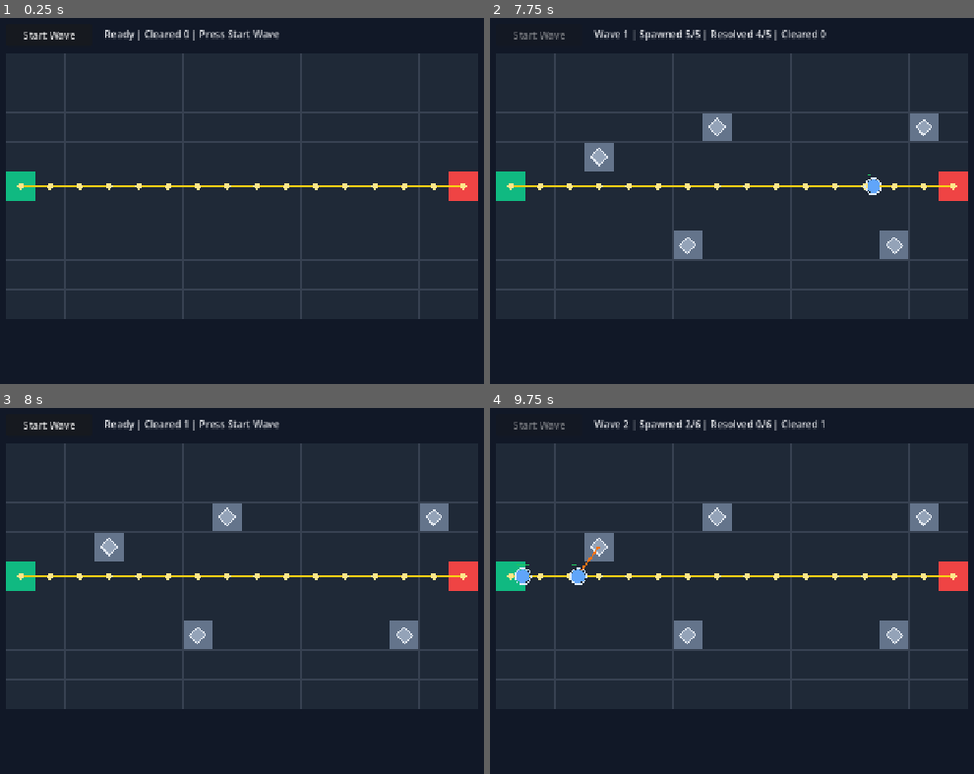
Above: before the commit, frames 1-4 (two rows, left to right).
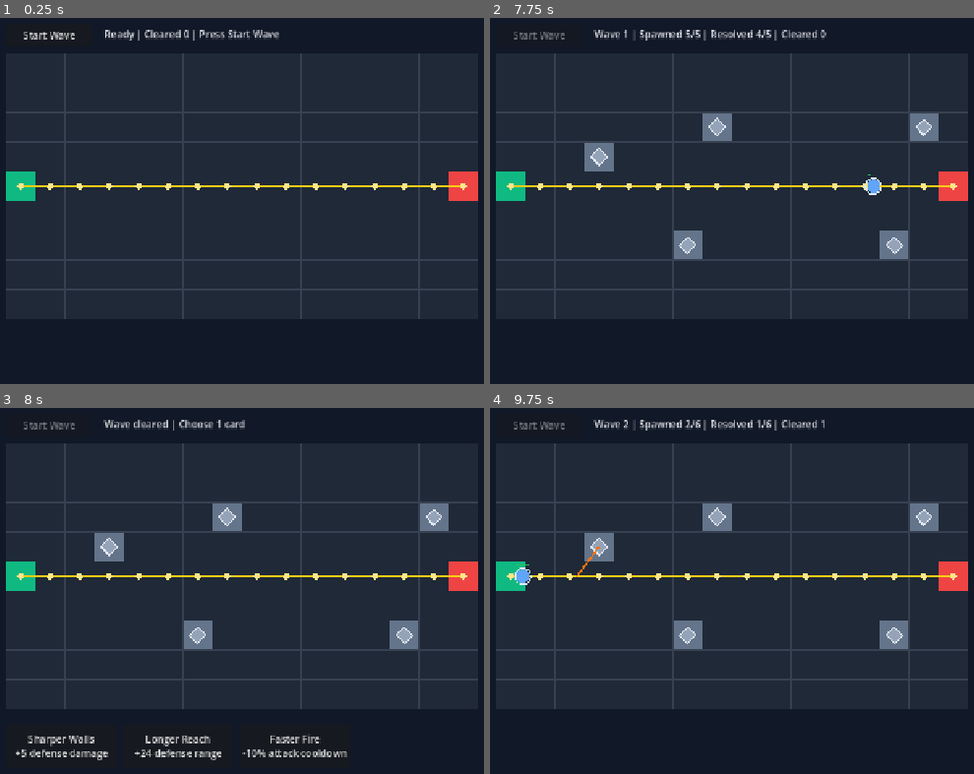
Above: after the commit, the same moments.

Repository: xian0310567/wallborn
Game: Godot game, scene res://scenes/main.tscn
Two runs of this game, one before a commit and one after it. Both use one fixed random seed, a clock stepped at 60 frames per second and the inputs below.
Inputs (mouse positions are in pixels of both pictures, inside the frame that each line leads up to):
- Up to frame 1 (0.25 s): no input
- Up to frame 2 (7.75 s): click "Start Wave" at 0.5 s; move the mouse to (outside the picture) at 1.27 s; click (outside the picture) at 1.42 s; move the mouse to (693, 255) at 2.02 s; click (693, 255) at 2.17 s; move the mouse to (930, 138) at 2.77 s; click (930, 138) at 2.92 s; move the mouse to (809, 325) at 3.52 s; click (809, 325) at 3.67 s; move the mouse to (outside the picture) at 4.27 s; click (outside the picture) at 4.42 s; move the mouse to (615, 168) at 5.02 s; click (615, 168) at 5.17 s; move the mouse to (891, 233) at 5.77 s; click (891, 233) at 5.92 s; move the mouse to (732, 124) at 6.52 s; click (732, 124) at 6.67 s; move the mouse to (outside the picture) at 7.27 s; click (outside the picture) at 7.42 s
- Up to frame 3 (8 s): no input
- Up to frame 4 (9.75 s): click (552, 744) at 8 s, where only the run after the commit has a clickable "Sharper Walls +5 defense dama…"; click "Start Wave" at 8.75 s; move the mouse to (693, 645) at 9.52 s; click (693, 645) at 9.67 s

Frames 1-2 are identical in both runs. In frame 3, 2.1% of the frame differs, in the area x 3-72%, y 3-97%; in frame 4, 0.1%.

Commit message:
Add post-wave card choices

Diff:
--- a/scripts/main.gd
+++ b/scripts/main.gd
@@ -23,6 +23,12 @@
 var wave_spawn_interval := 0.75
 var waves_cleared := 0
 var start_wave_button: Button = null
+var card_buttons: Array[Button] = []
+var card_choices: Array[Dictionary] = []
+var awaiting_card_choice := false
+var defense_damage_bonus := 0.0
+var defense_range_bonus := 0.0
+var defense_cooldown_multiplier := 1.0
 
 func _ready() -> void:
 	path = grid.find_path()
@@ -54,7 +60,7 @@
 		start_wave_button.disabled = not enabled
 
 func start_wave() -> bool:
-	if wave_active:
+	if wave_active or awaiting_card_choice:
 		return false
 	if path.size() < 2:
 		push_warning("Cannot start wave: no valid path")
@@ -93,9 +99,75 @@
 	if wave_spawned_count >= wave_enemies_to_spawn and wave_resolved_count >= wave_enemies_to_spawn:
 		wave_active = false
 		waves_cleared += 1
-		_set_wave_button_enabled(true)
 		print("Wave %s cleared" % wave_index)
+		_present_card_choices()
 		queue_redraw()
+
+func _get_card_pool() -> Array[Dictionary]:
+	return [
+		{"title": "Sharper Walls", "description": "+5 defense damage", "effect": "damage", "amount": 5.0},
+		{"title": "Longer Reach", "description": "+24 defense range", "effect": "range", "amount": 24.0},
+		{"title": "Faster Fire", "description": "-10% attack cooldown", "effect": "cooldown", "amount": 0.9},
+	]
+
+func _present_card_choices() -> void:
+	awaiting_card_choice = true
+	_set_wave_button_enabled(false)
+	_clear_card_buttons()
+	card_choices = _get_card_pool()
+	for i in range(card_choices.size()):
+		var card: Dictionary = card_choices[i]
+		var button := Button.new()
+		button.text = "%s
+%s" % [card["title"], card["description"]]
+		button.position = Vector2(64 + i * 190, 520)
+		button.size = Vector2(180, 72)
+		button.pressed.connect(select_card.bind(i))
+		card_buttons.append(button)
+		add_child(button)
+	print("Card choices ready")
+
+func _clear_card_buttons() -> void:
+	for button in card_buttons:
+		if is_instance_valid(button):
+			button.queue_free()
+	card_buttons.clear()
+
+func select_card(index: int) -> bool:
+	if not awaiting_card_choice:
+		return false
+	if index < 0 or index >= card_choices.size():
+		return false
+	var card: Dictionary = card_choices[index]
+	_apply_card(card)
+	awaiting_card_choice = false
+	_clear_card_buttons()
+	card_choices.clear()
+	_set_wave_button_enabled(true)
+	print("Card selected: %s" % card["title"])
+	queue_redraw()
+	return true
+
+func _apply_card(card: Dictionary) -> void:
+	match String(card["effect"]):
+		"damage":
+			defense_damage_bonus += float(card["amount"])
+			for cell in defense_units.keys():
+				var unit: Dictionary = defense_units[cell]
+				unit["damage"] = float(unit["damage"]) + float(card["amount"])
+				defense_units[cell] = unit
+		"range":
+			defense_range_bonus += float(card["amount"])
+			for cell in defense_units.keys():
+				var unit: Dictionary = defense_units[cell]
+				unit["range"] = float(unit["range"]) + float(card["amount"])
+				defense_units[cell] = unit
+		"cooldown":
+			defense_cooldown_multiplier *= float(card["amount"])
+			for cell in defense_units.keys():
+				var unit: Dictionary = defense_units[cell]
+				unit["cooldown_duration"] = float(unit["cooldown_duration"]) * float(card["amount"])
+				defense_units[cell] = unit
 
 func try_place_defense_at(world_pos: Vector2) -> bool:
 	var cell: Vector2i = grid_view.world_to_cell(world_pos)
@@ -137,10 +209,10 @@
 
 func _create_defense_unit() -> Dictionary:
 	return {
-		"range": CELL_SIZE * 2.5,
-		"damage": 10.0,
+		"range": CELL_SIZE * 2.5 + defense_range_bonus,
+		"damage": 10.0 + defense_damage_bonus,
 		"cooldown": 0.0,
-		"cooldown_duration": 0.6,
+		"cooldown_duration": 0.6 * defense_cooldown_multiplier,
 	}
 
 func _update_defenses(delta: float) -> void:
@@ -260,7 +332,9 @@
 
 func _draw_wave_status() -> void:
 	var status := "Wave %s | Spawned %s/%s | Resolved %s/%s | Cleared %s" % [wave_index, wave_spawned_count, wave_enemies_to_spawn, wave_resolved_count, wave_enemies_to_spawn, waves_cleared]
-	if not wave_active:
+	if awaiting_card_choice:
+		status = "Wave cleared | Choose 1 card"
+	elif not wave_active:
 		status = "Ready | Cleared %s | Press Start Wave" % waves_cleared
 	draw_string(ThemeDB.fallback_font, Vector2(224, 39), status, HORIZONTAL_ALIGNMENT_LEFT, -1, 16, Color("#e5e7eb"))
 
--- /dev/null
+++ b/tests/test_cards.gd
@@ -0,0 +1,40 @@
+extends SceneTree
+
+const MainScript := preload("res://scripts/main.gd")
+
+func _initialize() -> void:
+	var main = MainScript.new()
+	get_root().add_child(main)
+	await process_frame
+
+	main._present_card_choices()
+	_assert_true(main.awaiting_card_choice, "card choice state should be active")
+	_assert_equal(main.card_choices.size(), 3, "three cards should be offered")
+	_assert_equal(main.card_buttons.size(), 3, "three card buttons should be created")
+	_assert_true(not main.start_wave(), "wave should not start while waiting for card choice")
+
+	var base_unit := main._create_defense_unit()
+	main.defense_units[Vector2i(2, 4)] = base_unit
+	var base_damage: float = float(base_unit["damage"])
+	_assert_true(main.select_card(0), "valid card selection should succeed")
+	_assert_true(not main.awaiting_card_choice, "card choice should close after selection")
+	_assert_equal(main.card_choices.size(), 0, "card choices should clear after selection")
+	_assert_equal(main.card_buttons.size(), 0, "card buttons should clear after selection")
+	_assert_equal(main.defense_damage_bonus, 5.0, "damage card should increase future defense damage bonus")
+	var updated_unit: Dictionary = main.defense_units[Vector2i(2, 4)]
+	_assert_equal(float(updated_unit["damage"]), base_damage + 5.0, "damage card should update existing defense damage")
+	_assert_true(main.start_wave(), "wave should start after card choice")
+
+	main.queue_free()
+	print("Card tests passed")
+	quit(0)
+
+func _assert_true(value: bool, message: String) -> void:
+	if not value:
+		push_error(message)
+		quit(1)
+
+func _assert_equal(actual, expected, message: String) -> void:
+	if actual != expected:
+		push_error("%s. Expected %s, got %s" % [message, expected, actual])
+		quit(1)
--- a/tests/test_wave.gd
+++ b/tests/test_wave.gd
@@ -24,6 +24,8 @@
 	_assert_equal(main.wave_resolved_count, main.wave_enemies_to_spawn, "wave should count resolved enemies")
 	_assert_true(not main.wave_active, "wave should end after all spawned enemies are resolved")
 	_assert_equal(main.waves_cleared, 1, "wave clear count should increment")
+	_assert_true(main.awaiting_card_choice, "wave clear should present card choices before next wave")
+	_assert_true(not main.start_wave(), "next wave should wait until a card is selected")
 
 	main.queue_free()
 	print("Wave tests passed")
Not shown, added: tests/test_cards.gd.uid
Not shown, changed: tools/test.ps1
